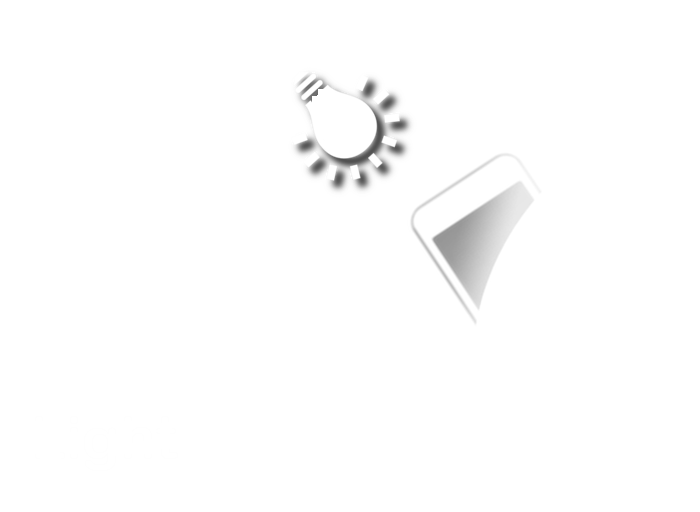
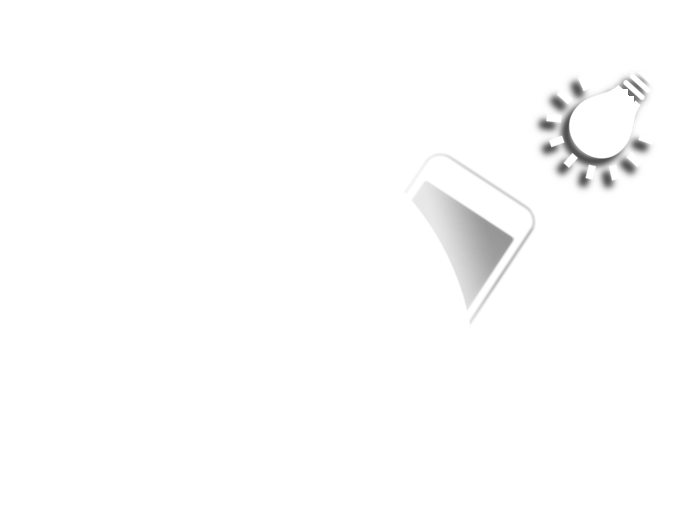
Before/after of a 700×512 layered artwork. What changed in the layer stack:
removed layer "Pasted Layer #1" over [406, 149, 630, 326]
painted on "Drop Shadow" over [291, 70, 655, 326]
